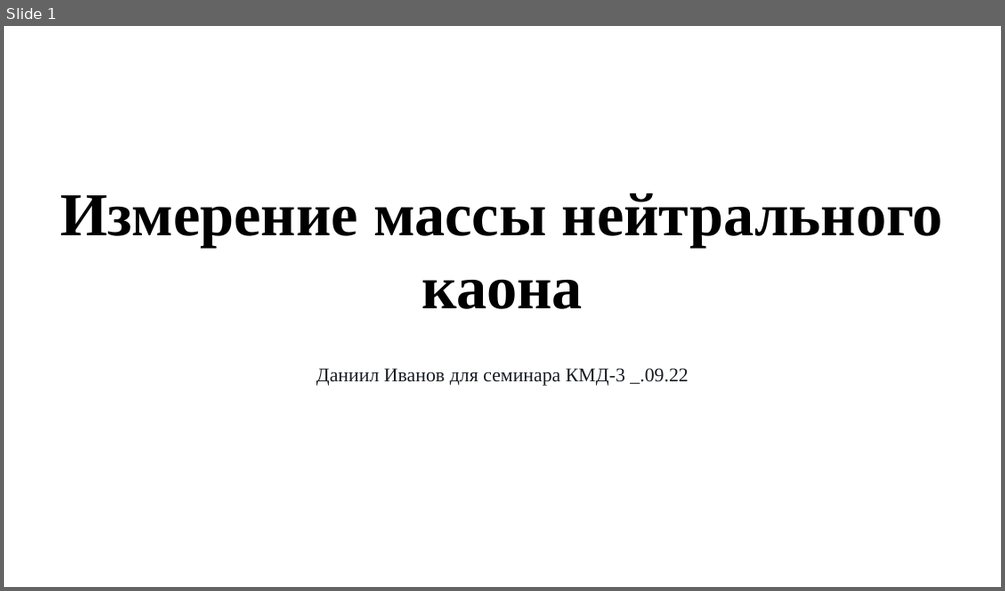
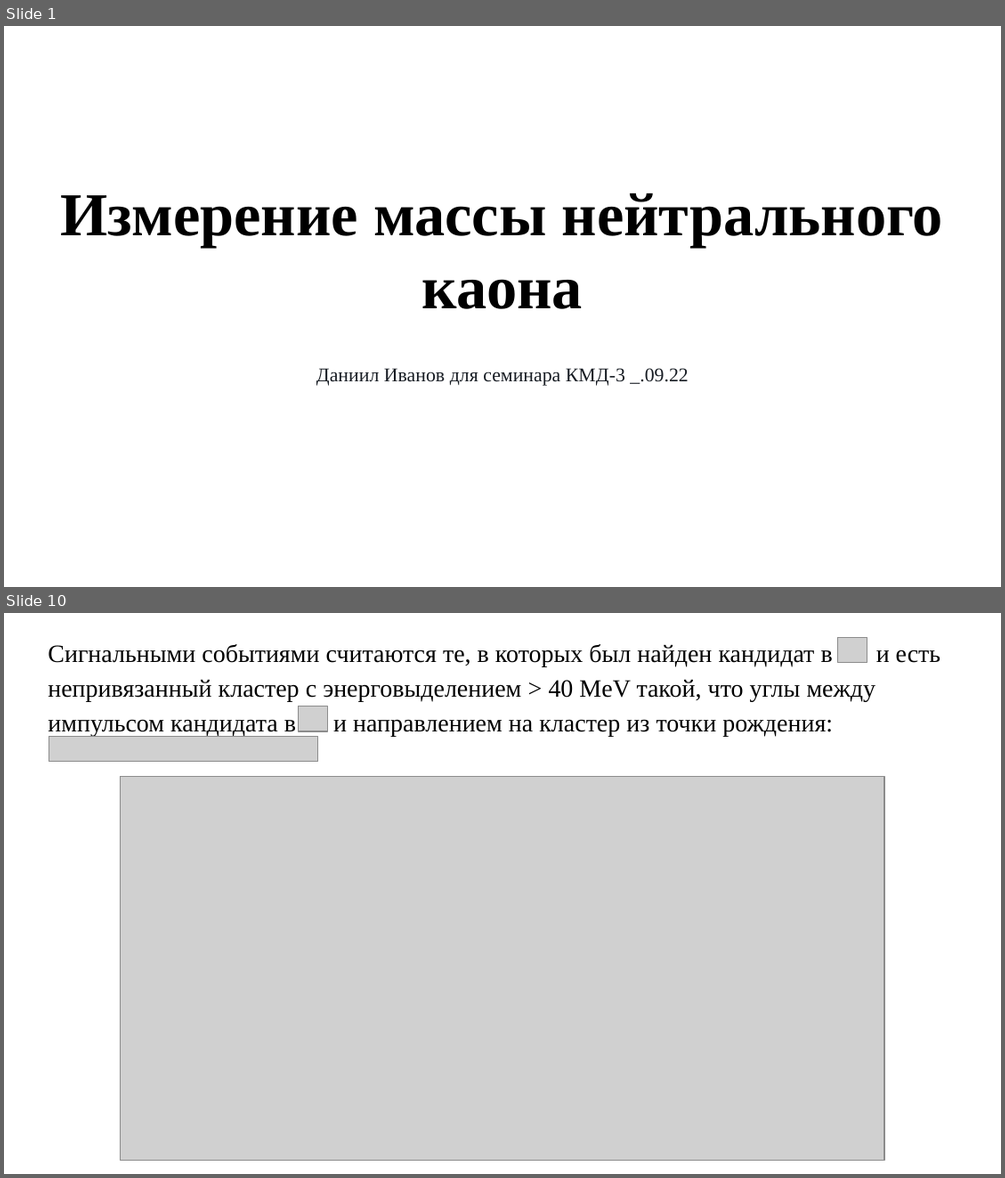
Before and after one commit to AliensWithdrawPeople/KaonMassMeasure, a slide deck: presentation and text/Семинар КМД.pptx. Shown one above the other, each under a label of ours: slide 1 before the commit, slides 1 and 10 after it; the slides between them are not shown. The pictures are 1005x591 and 1005x1178 pixels, drawn with LibreOffice and Linux fonts; fonts in the diff are those of the drawing; grey boxes stand for pictures. Boxes give left, top, right and bottom in pixels: in the first picture for what was removed or moved away, otherwise in the second. Text is boxed around its words. In the diff, an @@ line names an element or a change of style, - is before the commit and + after.

```diff
--- a/presentation and text/Семинар КМД.pptx
+++ b/presentation and text/Семинар КМД.pptx
@@ slide 10 added at (4, 613, 1001, 1174), background #FFFFFF @@
@@ picture added at (837, 637, 867, 662) @@
@@ text added at (48, 644, 940, 736), 18 pt, text #000000 @@
+Сигнальными событиями считаются те, в которых был найден кандидат в и есть непривязанный кластер с энерговыделением > 40 MeV такой, что углы между импульсом кандидата в и направлением на кластер из точки рождения:
@@ picture added at (298, 706, 328, 730) @@
@@ picture added at (48, 737, 318, 762) @@
@@ picture added at (121, 777, 884, 1160) @@
```
Also in this commit, not shown: 4 slides changed, 12 other slides added, 1 slide removed.
